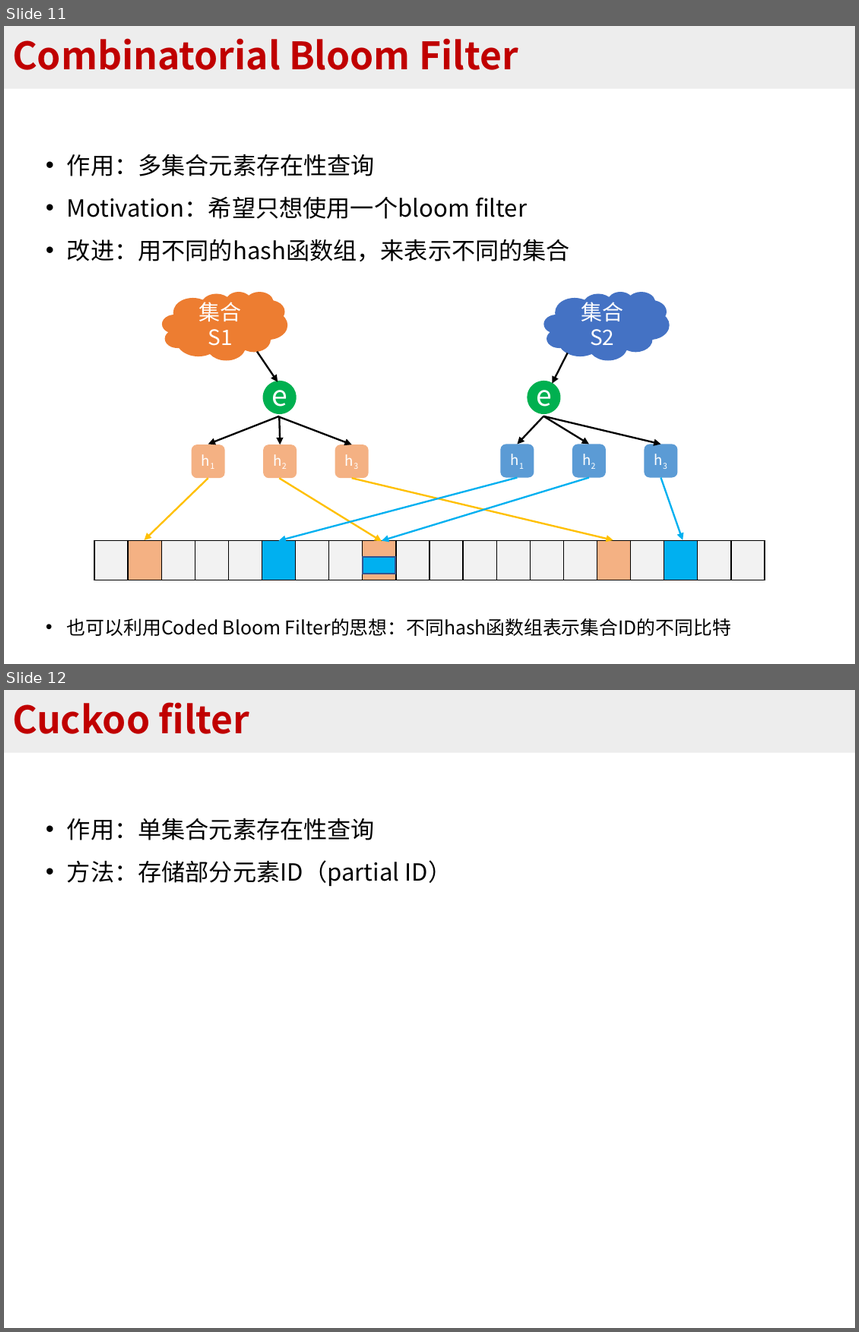
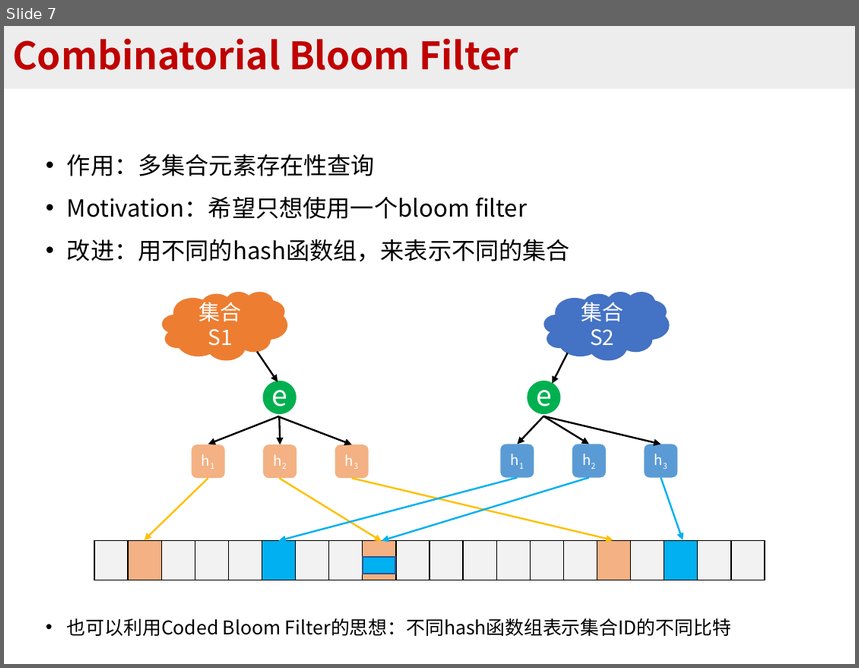
Before and after one commit to BlockLiu/Algorithms-for-Per-flow-Measurement, a slide deck: 常见sketch算法.pptx. Shown one above the other, each under a label of ours: slides 11 and 12 before the commit, slide 7 after it. The pictures are 859x1332 and 859x668 pixels, drawn with LibreOffice and Linux fonts; fonts in the diff are those of the drawing. Boxes give left, top, right and bottom in pixels: in the first picture for what was removed or moved away, otherwise in the second. Text is boxed around its words. In the diff, an @@ line names an element or a change of style, - is before the commit and + after.

```diff
--- a/常见sketch算法.pptx
+++ b/常见sketch算法.pptx
@@ slide 12 removed at (4, 690, 855, 1328), background #FFFFFF @@
@@ title removed at (4, 690, 855, 753) @@
-Cuckoo filter
@@ text removed at (67, 818, 452, 886) @@
-• 作用：单集合元素存在性查询
-• 方法：存储部分元素ID（partial ID）
@@ what was slide 11 is now slide 7 @@
```
Also in this commit, not shown: 4 slides changed, 13 slides added, 16 other files.
